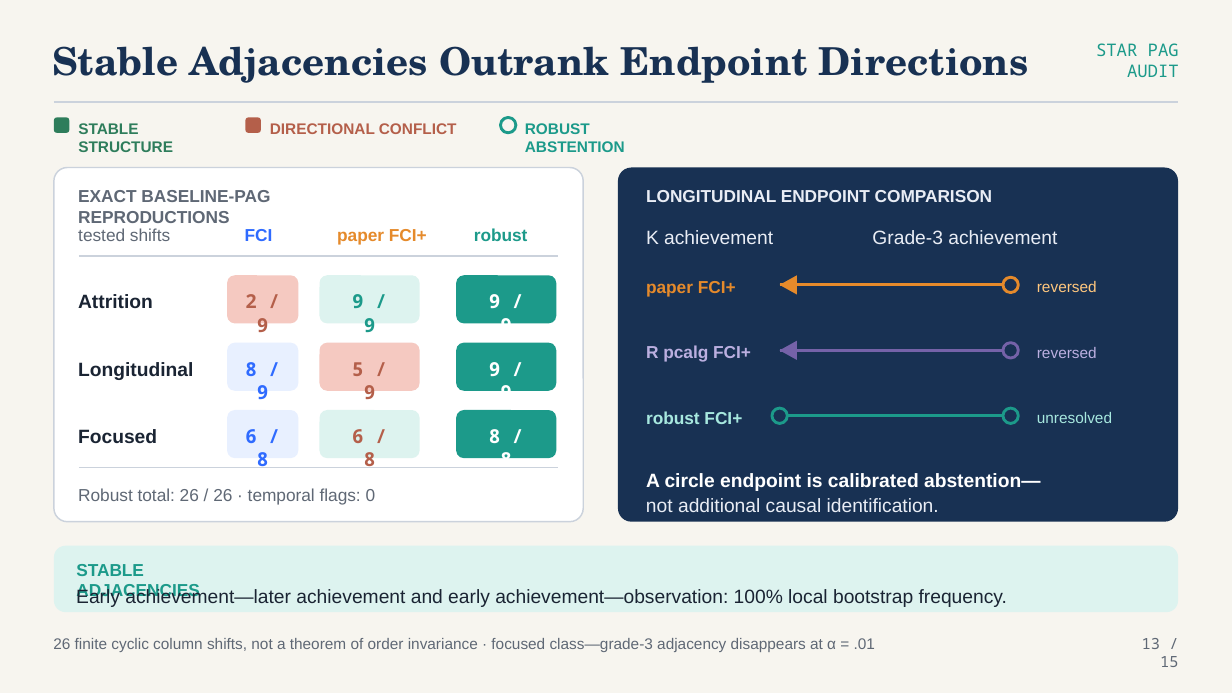
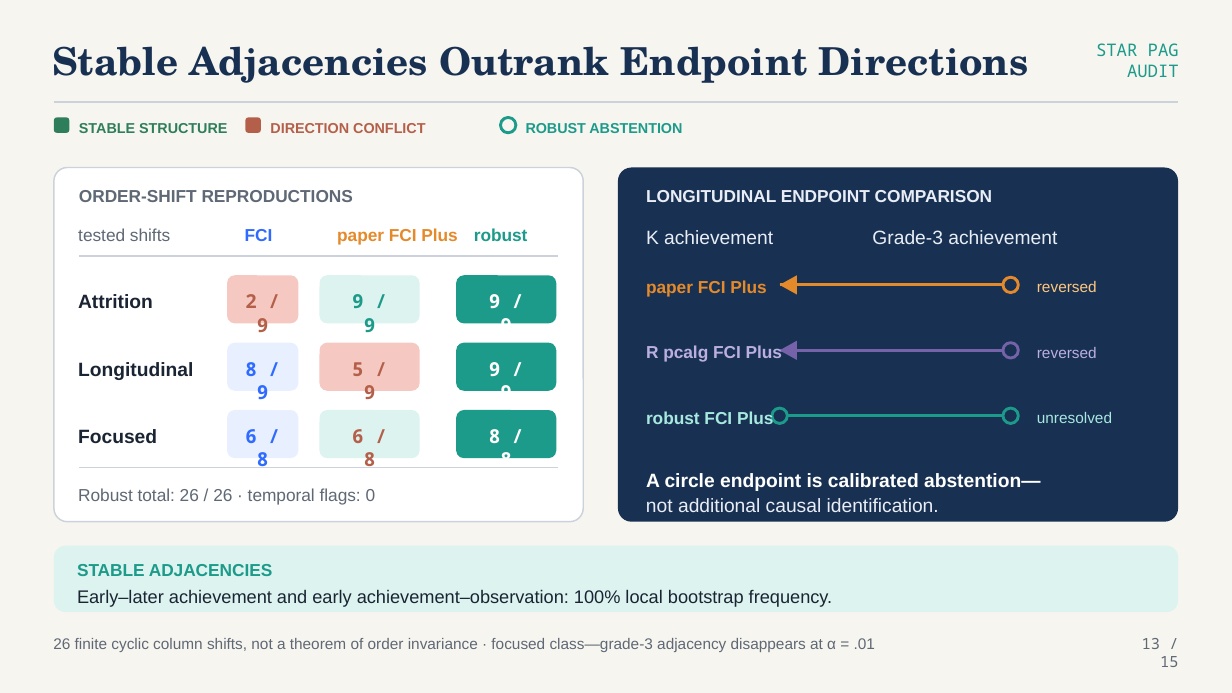
Before and after one commit to ada-yq225/FCI, a slide deck: slide 13 of output/ppt/fci_plus_star_advisor_presentation.pptx. Drawn at 1232x693 pixels with LibreOffice and Linux fonts; fonts in the diff are those of the drawing. Boxes give left, top, right and bottom in pixels: in the first picture for what was removed or moved away, otherwise in the second. Text is boxed around its words. In the diff, an @@ line names an element or a change of style, - is before the commit and + after.

Commit message:
docs: fix report and deck visual layout

```diff
--- a/output/ppt/fci_plus_star_advisor_presentation.pptx
+++ b/output/ppt/fci_plus_star_advisor_presentation.pptx
@@ text "STABLE STRUCTURE" at [79, 123, 227, 133]: size 12 to 11.2 pt @@
@@ text "ROBUST ABSTENTION" at [526, 123, 682, 133]: size 12 to 11.2 pt @@
@@ text at [270, 123, 425, 133]: text changed; size 12 to 11.2 pt @@
-DIRECTIONAL CONFLICT
+DIRECTION CONFLICT
@@ text at [79, 190, 353, 202]: text changed @@
-EXACT BASELINE-PAG REPRODUCTIONS
+ORDER-SHIFT REPRODUCTIONS
@@ text at [337, 228, 457, 245]: text changed @@
-paper FCI+
+paper FCI Plus
@@ text at [646, 280, 766, 297]: text changed @@
-paper FCI+
+paper FCI Plus
@@ text at [646, 345, 782, 362]: text changed @@
-R pcalg FCI+
+R pcalg FCI Plus
@@ text at [646, 410, 773, 424]: text changed @@
-robust FCI+
+robust FCI Plus
@@ text "STABLE ADJACENCIES" rewrapped from [76, 564, 200, 600] to [77, 564, 273, 576] @@
@@ text at [77, 589, 833, 607]: text changed; size 15 to 14.2 pt @@
-Early achievement—later achievement and early achievement—observation: 100% local bootstrap frequency.
+Early–later achievement and early achievement–observation: 100% local bootstrap frequency.
```
Also in this commit, not shown: 13 other slides changed, 31 other files.
